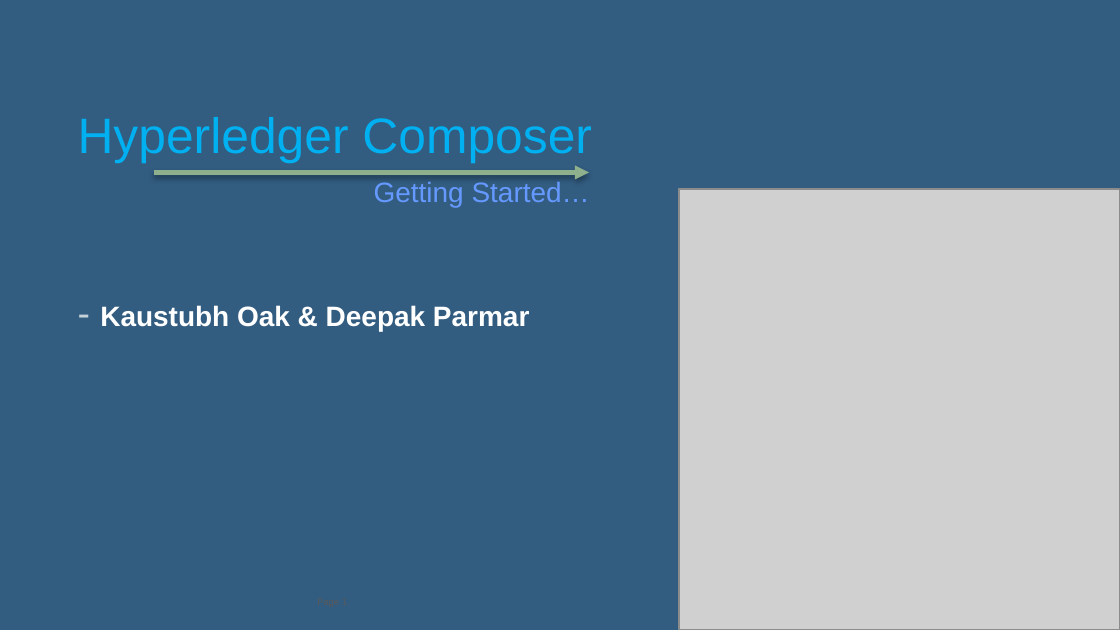
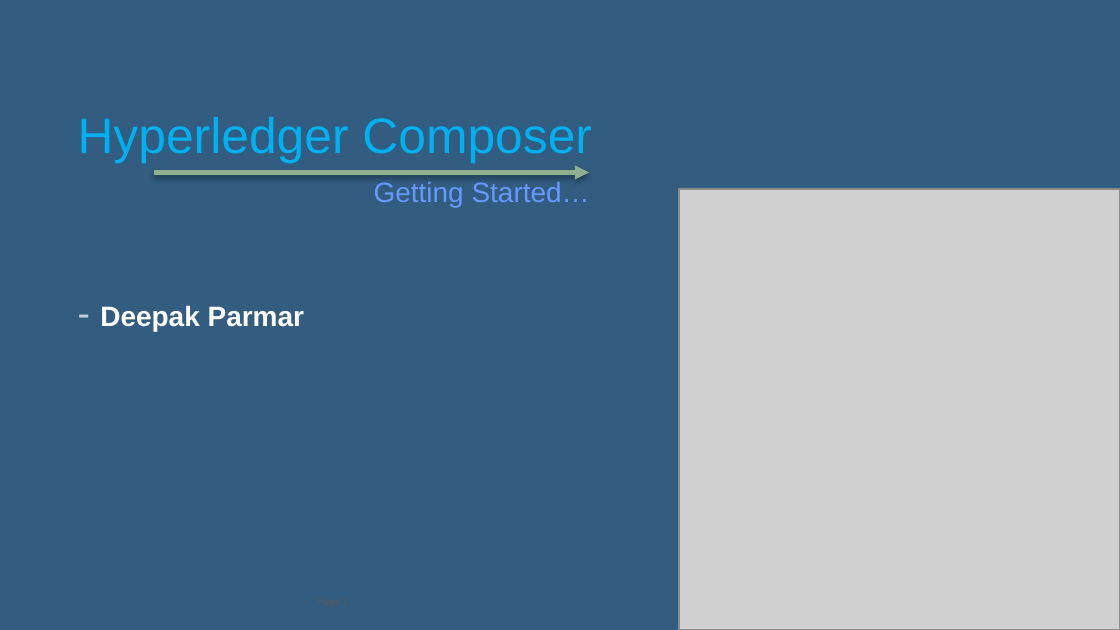
Before and after one commit to dkuralka/composerdevbox, a slide deck: slide 1 of Hyperledger Composer.pptx. Drawn at 1120x630 pixels with LibreOffice and Linux fonts; fonts in the diff are those of the drawing; grey boxes stand for pictures. Boxes give left, top, right and bottom in pixels: in the first picture for what was removed or moved away, otherwise in the second. Text is boxed around its words. In the diff, an @@ line names an element or a change of style, - is before the commit and + after.

Commit message:
Modified training ppt

```diff
--- a/Hyperledger Composer.pptx
+++ b/Hyperledger Composer.pptx
@@ text at (100,305,304,331): text changed @@
-- Kaustubh Oak & Deepak Parmar
+- Deepak Parmar
```
